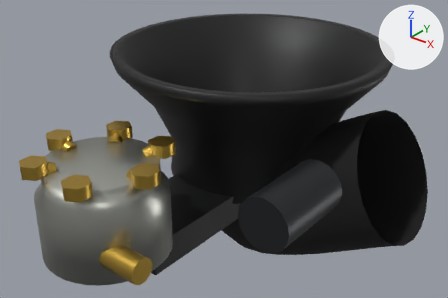
What one commit did to the glTF model porsche-911sc-engine/parts/mixture-control-unit.glb.
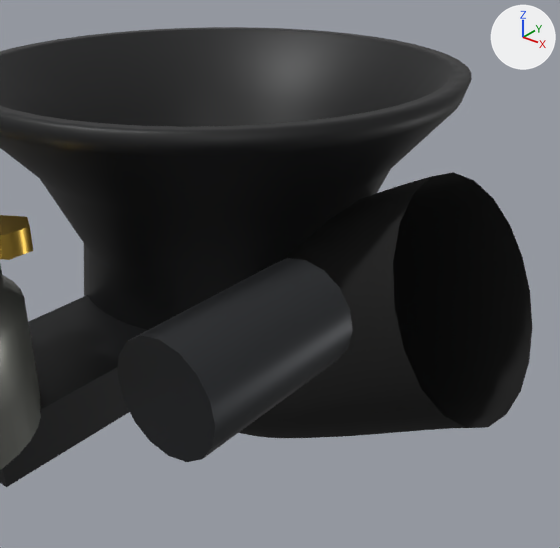
Old and new are each drawn whole from a 50 mm camera at (-6.2, -325.8, 379.5) aimed at (-194.0, -91.0, 233.9) and again close up from a 50 mm camera at (-35.4, -234.0, 327.5) aimed at (-118.2, -130.3, 263.3). The axes (+X, +Y, +Z) are drawn at upper right. The lights are the same throughout. The older version's two pictures come first. Where no turn or scale is listed for an object, it has been applied to the vertices.

Names of what the first close-up shows: 'mixture-control-unit:blackPaint', 'mixture-control-unit:brass', 'mixture-control-unit:darkSteel', 'mixture-control-unit:rubber', 'mixture-control-unit:zincPlate'.
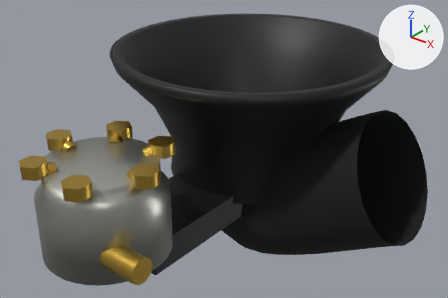
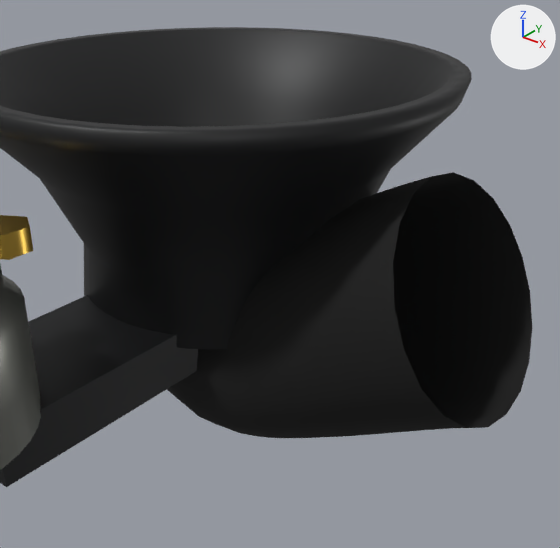
Boxes (x1, y1, x2, y2) around the edits, measured in the close-ups (560 x 548 px):
'mixture-control-unit:darkSteel', deleted: before (118, 258, 353, 462)

The change, as a list of edits to the scene's bpy script:
```text
Remove ob_mixture_control_unit_darksteel:
    ob_mixture_control_unit_darksteel = bpy.data.objects.new('mixture-control-unit:darkSteel', me_mesh_4)
    ob_mixture_control_unit_darksteel.location = (-120.0, -140.0, 250.0)
```
